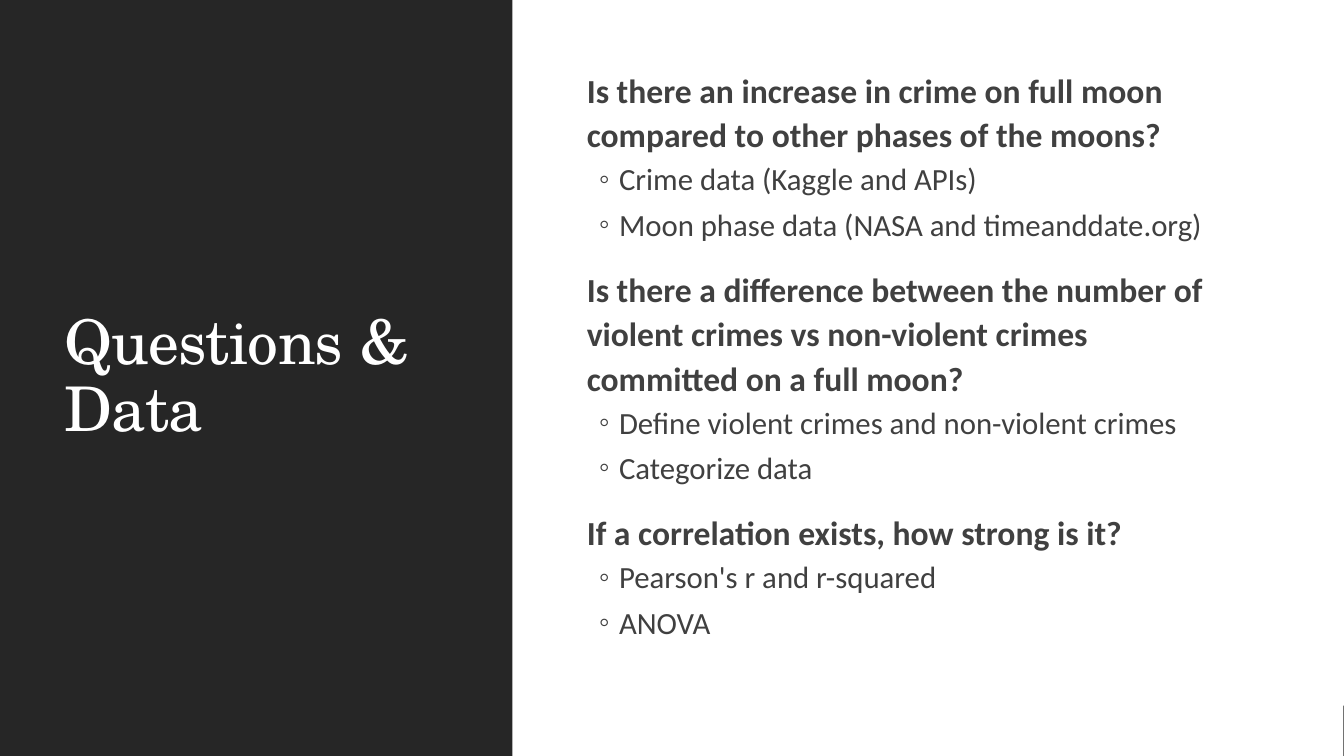
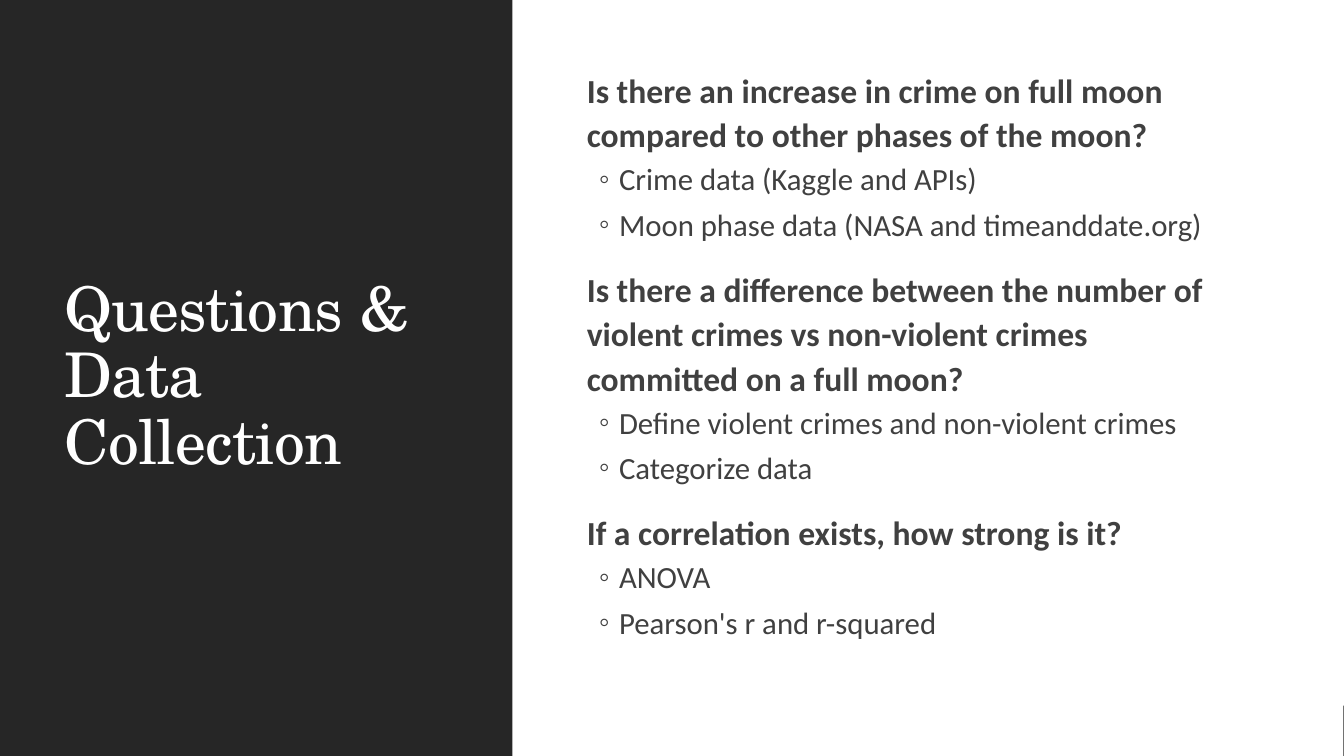
Before and after one commit to NHigs58/Project-1-, a slide deck: slide 3 of Presentation.pptx. Drawn at 1344x756 pixels with LibreOffice and Linux fonts; fonts in the diff are those of the drawing. Boxes give left, top, right and bottom in pixels: in the first picture for what was removed or moved away, otherwise in the second. Text is boxed around its words. In the diff, an @@ line names an element or a change of style, - is before the commit and + after.

Commit message:
updating presentation

```diff
--- a/Presentation.pptx
+++ b/Presentation.pptx
@@ text at (x1=587, y1=79, x2=1162, y2=153): text changed @@
-  Is there an increase in crime on full moon compared to other phases of the moons?
+  Is there an increase in crime on full moon compared to other phases of the moon?
@@ title at (x1=64, y1=285, x2=343, y2=465): text changed @@
-Questions & Data
+Questions & Data Collection
@@ text at (x1=619, y1=568, x2=710, y2=588): paragraph added @@
+  ◦ ANOVA
@@ text at (x1=619, y1=614, x2=710, y2=634): paragraph removed @@
-  ◦ ANOVA
```
Also in this commit, not shown: 5 other slides changed.
